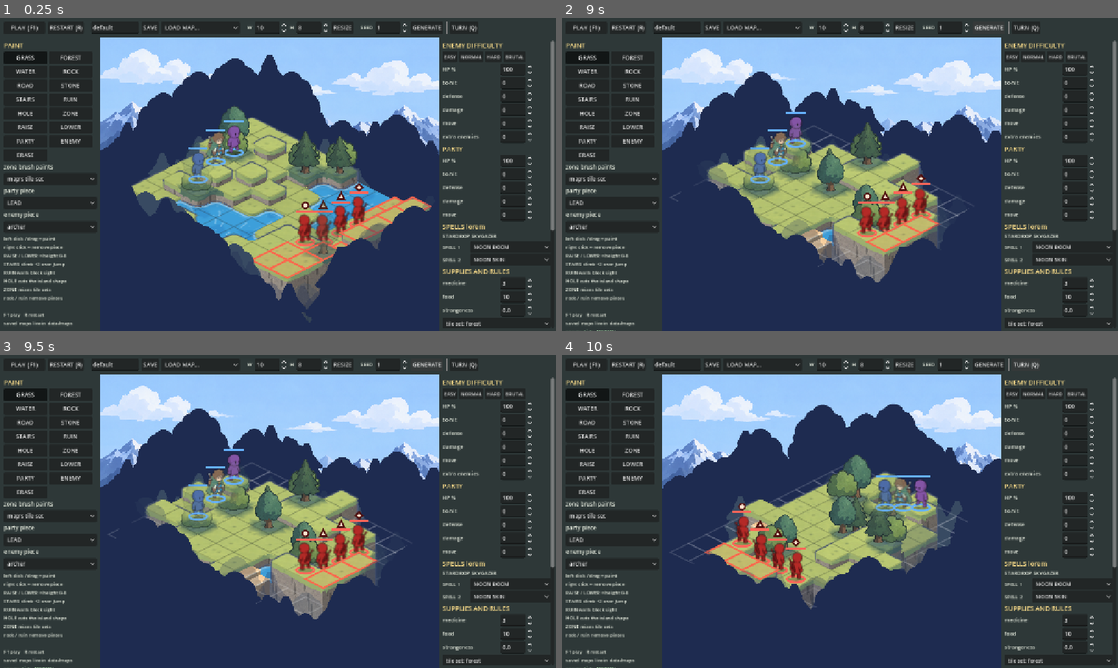
Above: before the commit, frames 1-4 (two rows, left to right).
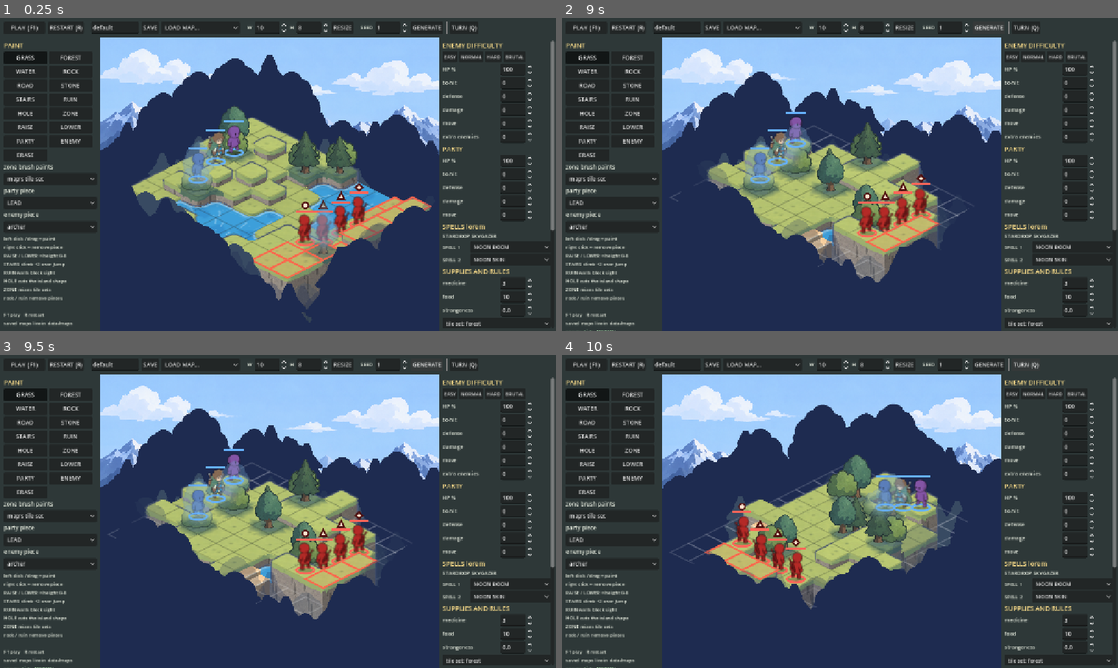
Above: after the commit, the same moments.

Repository: BrandonSigil/lodestone
Game: Godot game, scene res://scenes/combat_sandbox.tscn
The game is run twice, just before and just after one commit, with the same random seed, the same clock (stepped at 60 frames per second) and the same inputs. This scene is started directly instead of the project's main scene.
Inputs:
- Up to frame 1 (0.25 s): no input
- Up to frame 2 (9 s): click "PLAY (F1)" at 0.5 s; click "RESTART (R)" at 1.25 s; click "RESTART (R)" at 2 s; click "RESTART (R)" at 2.75 s; click "EASY" at 3.5 s; click "EASY" at 4.25 s; click "NORMAL" at 5 s; click "NORMAL" at 5.75 s; click "EDIT (F1)" at 6.5 s; click "PLAY (F1)" at 7.25 s; click "RESIZE" at 8 s; click "GENERATE" at 8.75 s
- Up to frame 3 (9.5 s): no input
- Up to frame 4 (10 s): click "TURN (Q)" at 9.5 s

The runs differ from the first frame. In frame 1, 0.9% of the frame differs, in the area x 32-61%, y 39-74%; in frame 2, 0.8%; in frame 3, 0.8%; in frame 4, 0.5%.

Commit message:
See-through window: a faint tint in the shape of what it clears
Brandon kept the shipped window and asked for a very subtle tint where the
house disappears. The cleared part now draws as a flat pale-blue silhouette of
the prop (22%), reusing the board's silhouette helper.

Co-Authored-By: Claude Opus 5.5 <noreply@anthropic.com>

Diff:
--- a/game/scripts/combat/combat_board.gd
+++ b/game/scripts/combat/combat_board.gd
@@ -58,6 +58,7 @@
 const WINDOW_MIN := 0.12  ## the prop's alpha in the open middle
 const WINDOW_CELL := 8.0  ## mesh cell size the window's soft edge is drawn with
 const WINDOW_RING_ONLY := true  ## a piece only props hide gets its foot ring, not the tinted x-ray copy
+const WINDOW_TINT := Color(0.55, 0.75, 1.0, 0.22)  ## a flat wash in the prop's shape where the window clears it
 const FG_FADE := 0.05  ## how far the band's top edge feathers up into the wallpaper, as a share of the view
 const WALL_SKY := 0.22  ## where the wallpaper's horizon sits, as a share of the view's height from the top
 const WALL_HORIZON := 0.38  ## where the picture's mountains start, as a share of the picture's height (the stand-in skyline)
@@ -212,7 +213,7 @@
 static var _silhouettes := {}  ## flat silhouettes made from the tree sprites, by sprite and colour
 
 
-## A tree sprite as a flat silhouette: its shape in one colour, hard edged, made once and kept.
+## A sprite as a flat silhouette (skirt trees, the see-through window's tint): its shape in one colour, hard edged, made once and kept.
 func _silhouette(tex: Texture2D, col: Color) -> Texture2D:
 	var key := "%d|%s" % [tex.get_instance_id(), col.to_html()]
 	if not _silhouettes.has(key):
@@ -2023,24 +2024,29 @@
 	var ny := clampi(ceili(dst.size.y / WINDOW_CELL), 4, 64)
 	var pts := PackedVector2Array()
 	var cols := PackedColorArray()
+	var tints := PackedColorArray()
 	var uvs := PackedVector2Array()
 	for j in ny + 1:
 		for i in nx + 1:
 			var f := Vector2(i / float(nx), j / float(ny))
 			var q := dst.position + dst.size * f
-			var a := 1.0
+			var open := 0.0  # 1 in the window's clear middle, 0 outside it
 			for h: Vector2 in holes:
-				a = minf(a, lerpf(WINDOW_MIN, 1.0, smoothstep(WINDOW_R * WINDOW_CLEAR, WINDOW_R, q.distance_to(h))))
+				open = maxf(open, 1.0 - smoothstep(WINDOW_R * WINDOW_CLEAR, WINDOW_R, q.distance_to(h)))
 			pts.append(q)
-			cols.append(Color(col, col.a * a))
+			cols.append(Color(col, col.a * lerpf(1.0, WINDOW_MIN, open)))
+			tints.append(Color(WINDOW_TINT, WINDOW_TINT.a * col.a * open))
 			uvs.append(uv.position + uv.size * Vector2(1.0 - f.x if flip else f.x, f.y))
 	var idx := PackedInt32Array()
 	for j in ny:
 		for i in nx:
 			var k := j * (nx + 1) + i
 			idx.append_array([k, k + 1, k + nx + 2, k, k + nx + 2, k + nx + 1])
-	RenderingServer.canvas_item_add_triangle_array(_ci.get_canvas_item(), idx, pts, cols, uvs,
-		PackedInt32Array(), PackedFloat32Array(), tex.get_rid())
+	var item := _ci.get_canvas_item()
+	RenderingServer.canvas_item_add_triangle_array(item, idx, pts, cols, uvs, PackedInt32Array(), PackedFloat32Array(), tex.get_rid())
+	var shape := _silhouette(tex, Color.WHITE)
+	if WINDOW_TINT.a > 0.0:  # what the window clears still shows as a faint tint
+		RenderingServer.canvas_item_add_triangle_array(item, idx, pts, tints, uvs, PackedInt32Array(), PackedFloat32Array(), shape.get_rid())
 
 
 ## A graybox block over grid rect [lo, hi] from level z0 up to z1: its two camera-facing sides and its top.
Not shown, changed: docs/decisions.md
Not shown, changed: docs/systems/explore.md
